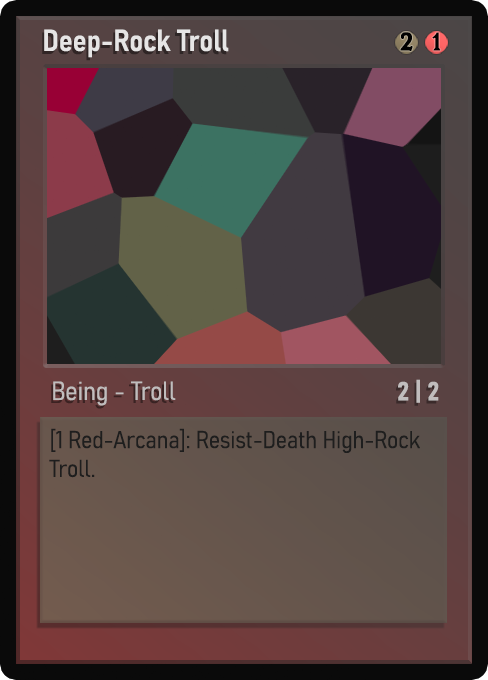
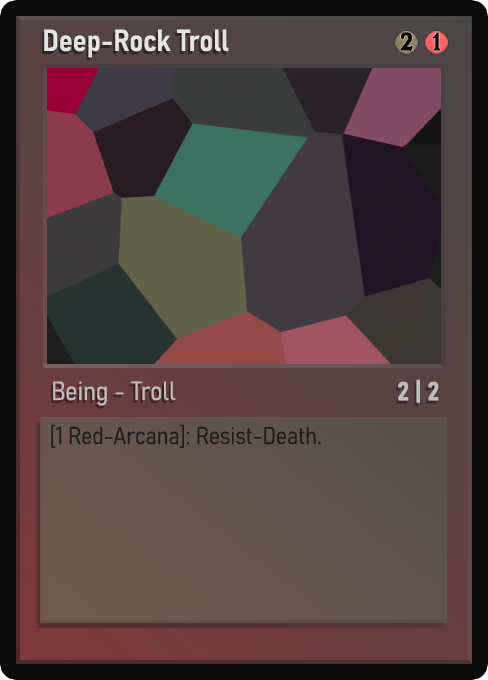
The second 488×680 image is a revision of the first. Changes to its layers:
painted on "Desc_norm" over <box>49,424,420,478</box>
